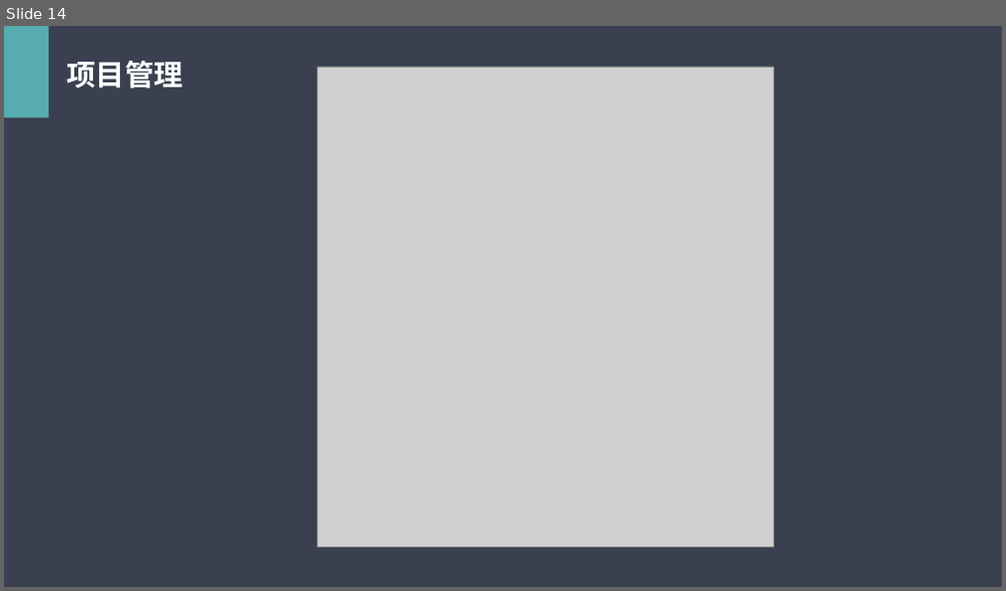
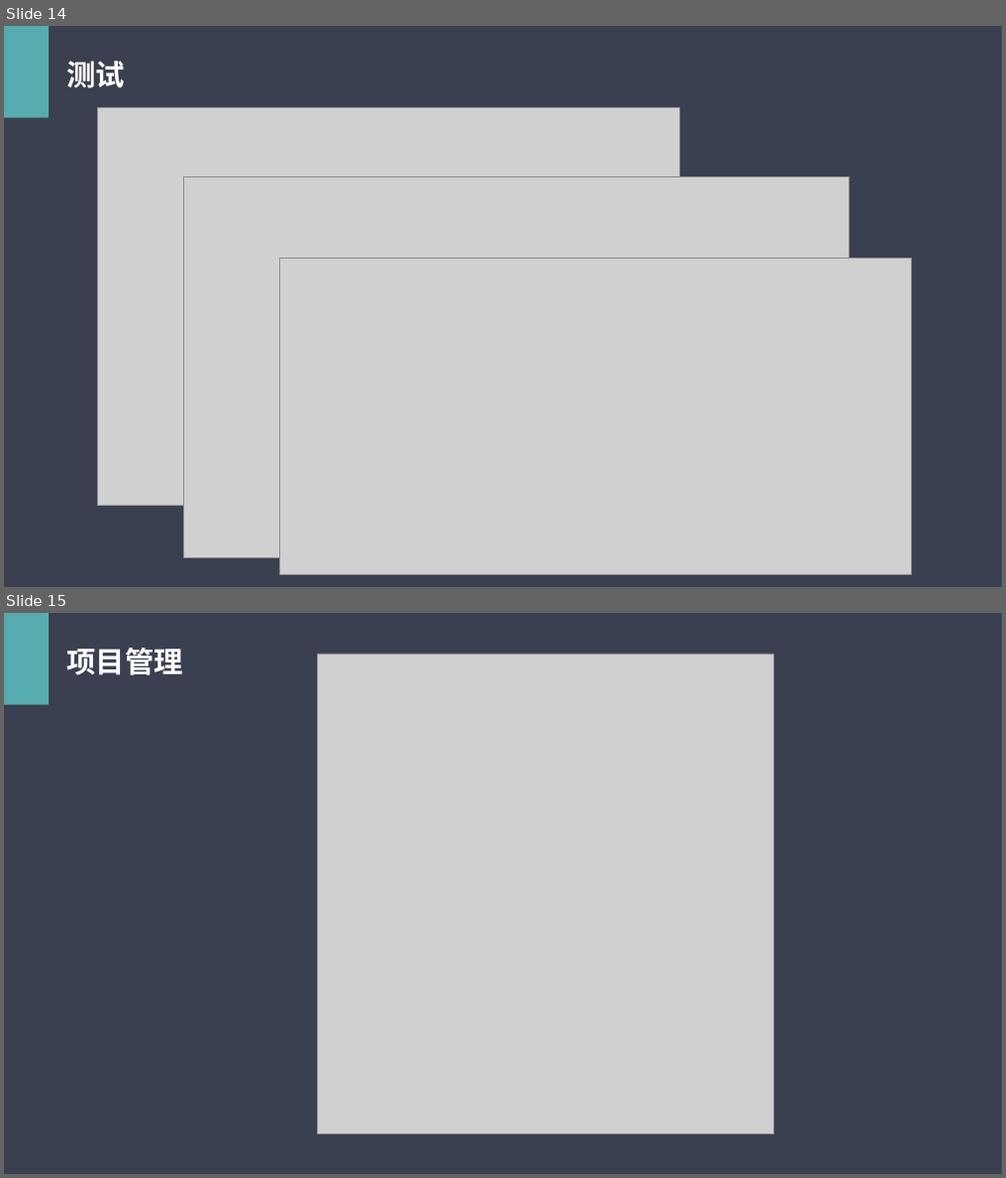
Before and after one commit to WangYifan321/software-process-managment, a slide deck: docunment/软件过程管理.pptx. Shown one above the other, each under a label of ours: slide 14 before the commit, slides 14 and 15 after it. The pictures are 1006x591 and 1006x1178 pixels, drawn with LibreOffice and Linux fonts; fonts in the diff are those of the drawing; grey boxes stand for pictures. Boxes give left, top, right and bottom in pixels: in the first picture for what was removed or moved away, otherwise in the second. Text is boxed around its words. In the diff, an @@ line names an element or a change of style, - is before the commit and + after.

Commit message:
pt

```diff
--- a/docunment/软件过程管理.pptx
+++ b/docunment/软件过程管理.pptx
@@ slide 14 added at box(4, 26, 1002, 587), background #FFFFFF @@
@@ rectangle added at box(4, 26, 1002, 587), fill #3A4050 @@
@@ rectangle added at box(4, 26, 49, 117), fill #56ACAF @@
@@ rectangle added at box(729, 26, 1002, 587), fill #3A4050 at 85% opacity @@
@@ text added at box(66, 61, 125, 88), 28 pt, text #FFFFFF, bold @@
+测试
@@ picture added at box(98, 107, 679, 506) @@
@@ picture added at box(183, 177, 849, 559) @@
@@ picture added at box(279, 259, 912, 575) @@
@@ what was slide 14 is now slide 15 @@
```
Also in this commit, not shown: 1 slide changed.
